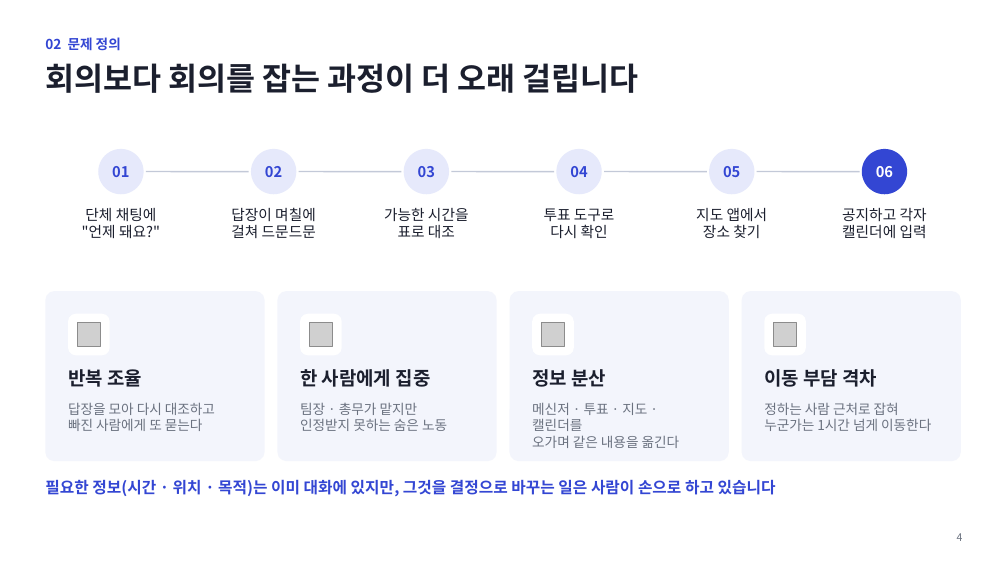
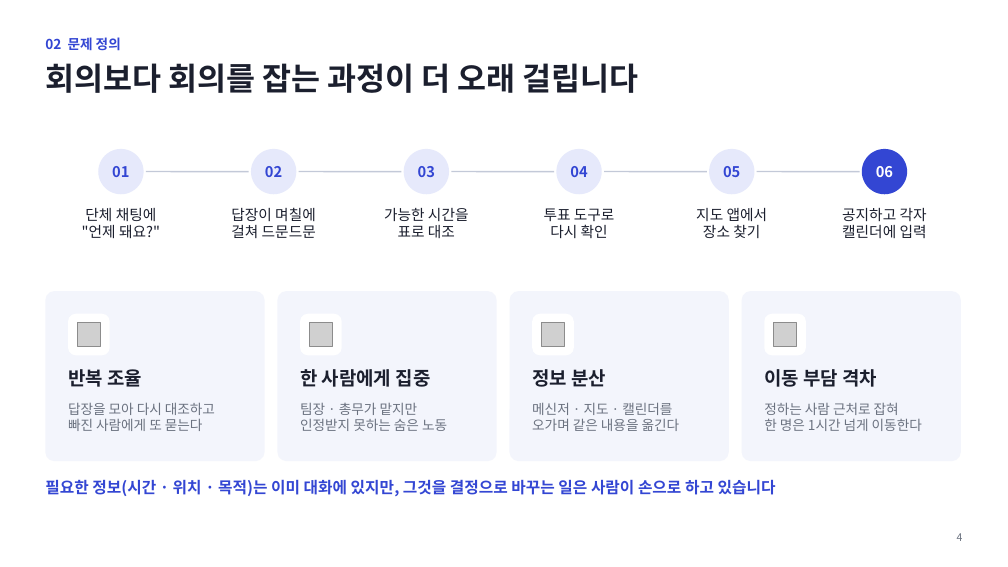
Before and after one commit to kccprogramming/syncle-web, a slide deck: slide 4 of docs/presentation/Syncle_발표.pptx. Drawn at 1008x567 pixels with LibreOffice and Linux fonts; fonts in the diff are those of the drawing; grey boxes stand for pictures. Boxes give left, top, right and bottom in pixels: in the first picture for what was removed or moved away, otherwise in the second. Text is boxed around its words. In the diff, an @@ line names an element or a change of style, - is before the commit and + after.

```diff
--- a/docs/presentation/Syncle_발표.pptx
+++ b/docs/presentation/Syncle_발표.pptx
@@ text at (532,403,672,415): text changed @@
-메신저 · 투표 · 지도 · 캘린더를
+메신저 · 지도 · 캘린더를
@@ text at (764,419,922,431): text changed @@
-누군가는 1시간 넘게 이동한다
+한 명은 1시간 넘게 이동한다
```
Also in this commit, not shown: 6 other slides changed, 1 other file.
